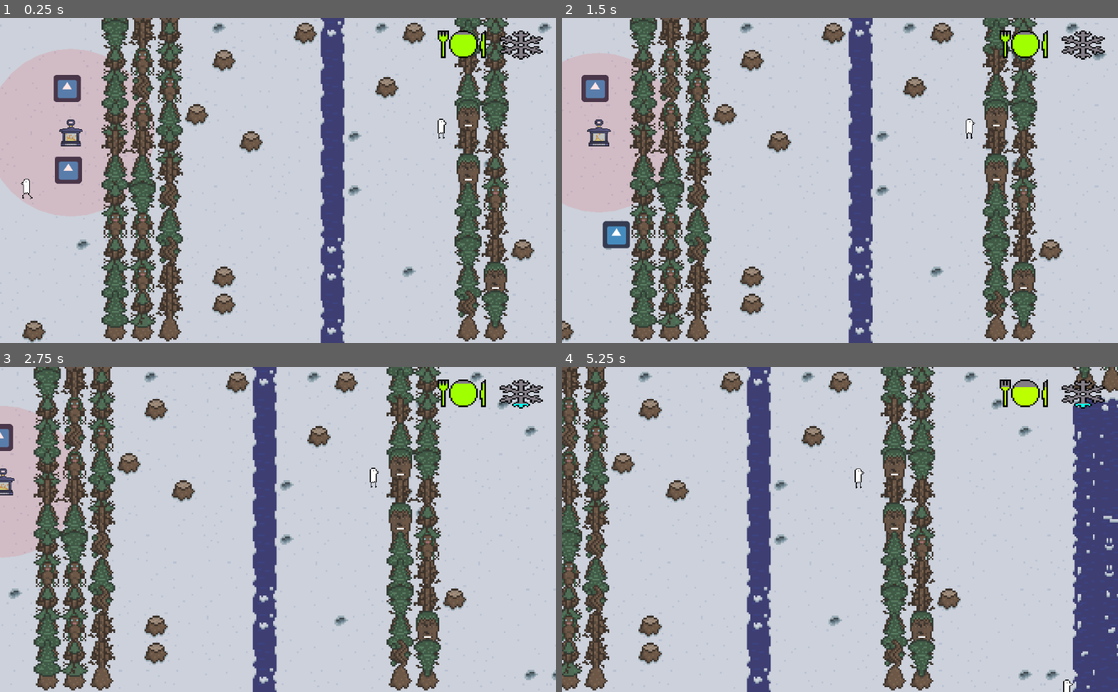
Above: before the commit, frames 1-4 (two rows, left to right).
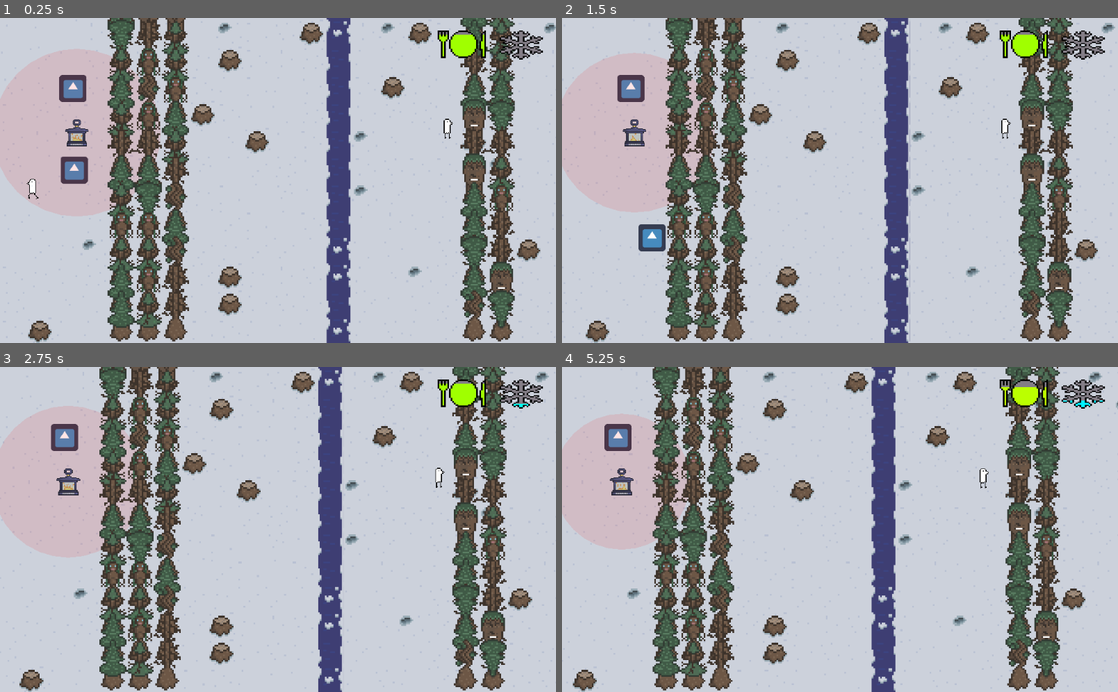
Above: after the commit, the same moments.

Repository: rchin157/gamejamNov2020
Game: Godot game, scene res://Level/Level.tscn
The game is run twice, just before and just after one commit, with the same random seed, the same clock (stepped at 60 frames per second) and the same inputs. The project has no main scene, so this scene is started directly. The engine's default icon, where the game draws it, is replaced by a stand-in: a white triangle on a blue panel in a dark square. Sound files missing from this copy of the repository are replaced by a short silence.
Inputs:
- Up to frame 1 (0.25 s): no input
- Up to frame 2 (1.5 s): tap Enter (ui_accept) at 0.5, 0.77 s; hold Right (ui_right) 0.53-1.28 s; hold Down (ui_down) from 1.28 s (still down)
- Up to frame 3 (2.75 s): tap Enter (ui_accept) at 1.52 s; release Down (ui_down) at 2.03 s; hold Right (ui_right) from 2.03 s (still down)
- Up to frame 4 (5.25 s): release Right (ui_right) at 2.78 s; hold Up (ui_up) 2.78-3.53 s; tap Enter (ui_accept) at 3.02, 3.77, 4.52 s; hold Left (ui_left) 3.53-5.03 s; hold Down (ui_down) from 5.03 s (still down)

The runs differ from the first frame. In frame 1, 23% of the frame differs, in the area x 0-100%, y 0-100%; in frame 2, 40%; in frame 3, 45%; in frame 4, 49%.

Commit message:
more stuff

Diff:
--- a/Scripts/Level.gd
+++ b/Scripts/Level.gd
@@ -11,7 +11,7 @@
 var levelHeight = 12
 var levelWidth = 44
 var cellwidth = 64
-var scrollPeriod = 1
+var scrollPeriod = 8
 var cellsPassed = 24
 
 var noise = OpenSimplexNoise.new()
--- a/Scripts/Player.gd
+++ b/Scripts/Player.gd
@@ -92,7 +92,7 @@
 		if(!check):
 			tooltime = TOOLTIMEMAX;
 			acting = false;
-			if UI != null || not check:
+			if UI != null and not check:
 				UI.removeProgress()
 			pfocus.actionStopped()
 	elif(check and pfocus != null):
